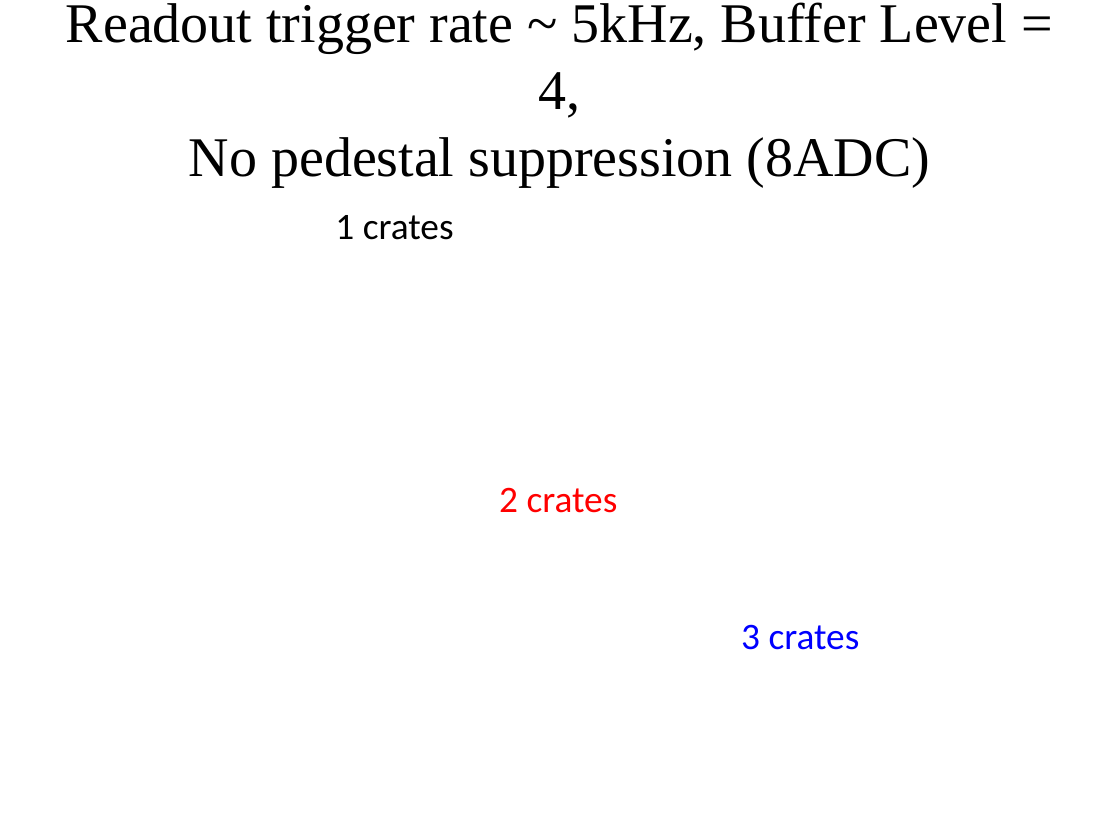
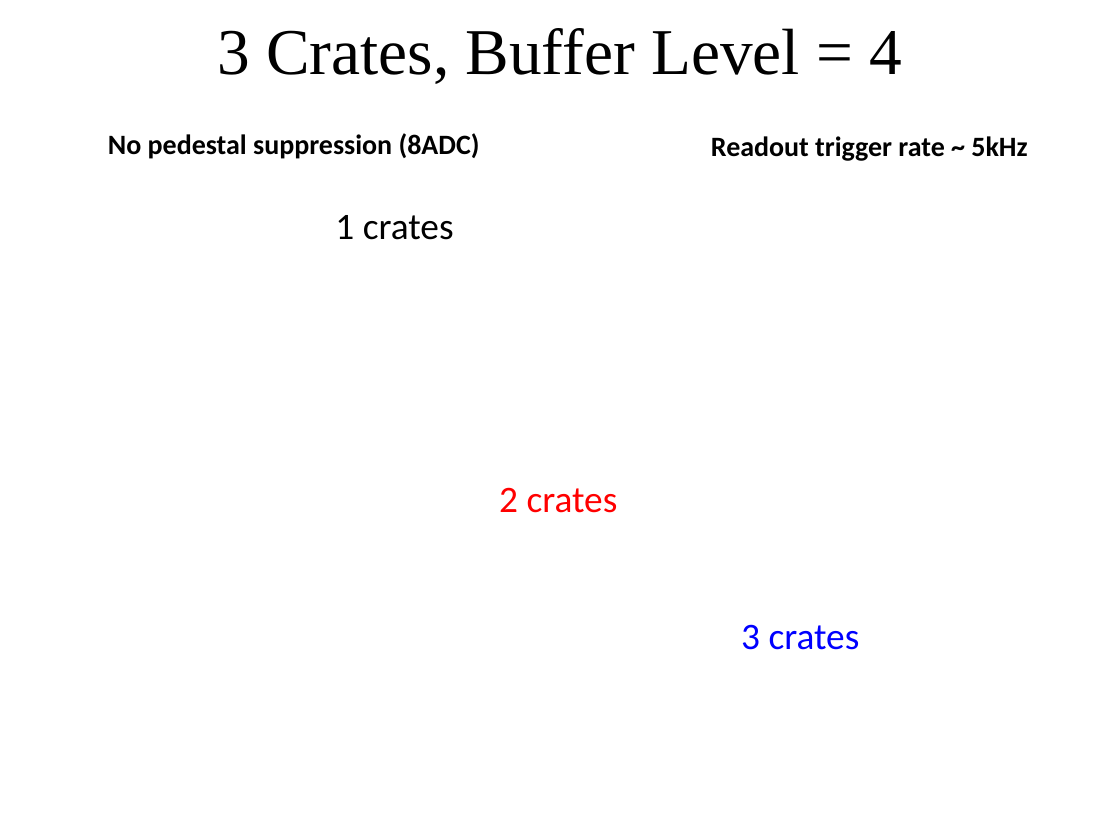
Before and after one commit to bmoffit/sbsdaq, a slide deck: slide 10 of 2015_DOE_Review/SuperBigBite DAQ update-Oct-20-2015.pptx. Drawn at 1120x840 pixels with LibreOffice and Linux fonts; fonts in the diff are those of the drawing; background and template pictures are left out. Boxes give left, top, right and bottom in pixels: in the first picture for what was removed or moved away, otherwise in the second. Text is boxed around its words. In the diff, an @@ line names an element or a change of style, - is before the commit and + after.

```diff
--- a/2015_DOE_Review/SuperBigBite DAQ update-Oct-20-2015.pptx
+++ b/2015_DOE_Review/SuperBigBite DAQ update-Oct-20-2015.pptx
@@ title at [217,28,902,84]: text changed; size 36 to 42 pt @@
-Readout trigger rate ~ 5kHz, Buffer Level = 4,
-No pedestal suppression (8ADC)
+3 Crates, Buffer Level = 4
@@ text added at [108,133,480,159], 18 pt, text #000000, bold @@
+No pedestal suppression (8ADC)
@@ text added at [711,136,1027,161], 18 pt, text #000000, bold @@
+Readout trigger rate ~ 5kHz
```
Also in this commit, not shown: 4 other slides changed, 1 slide added, 1 slide removed, 2 other files.
